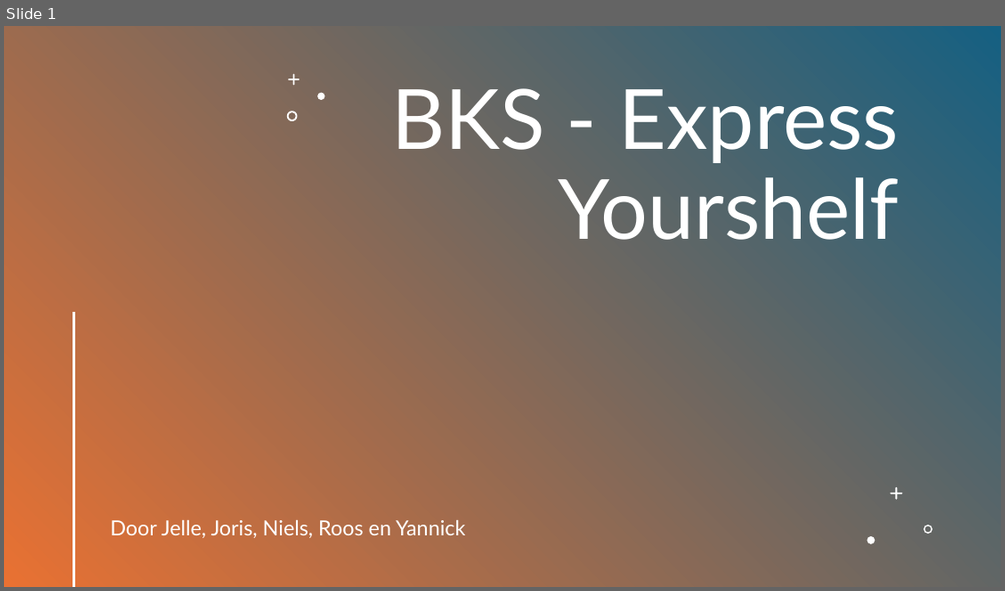
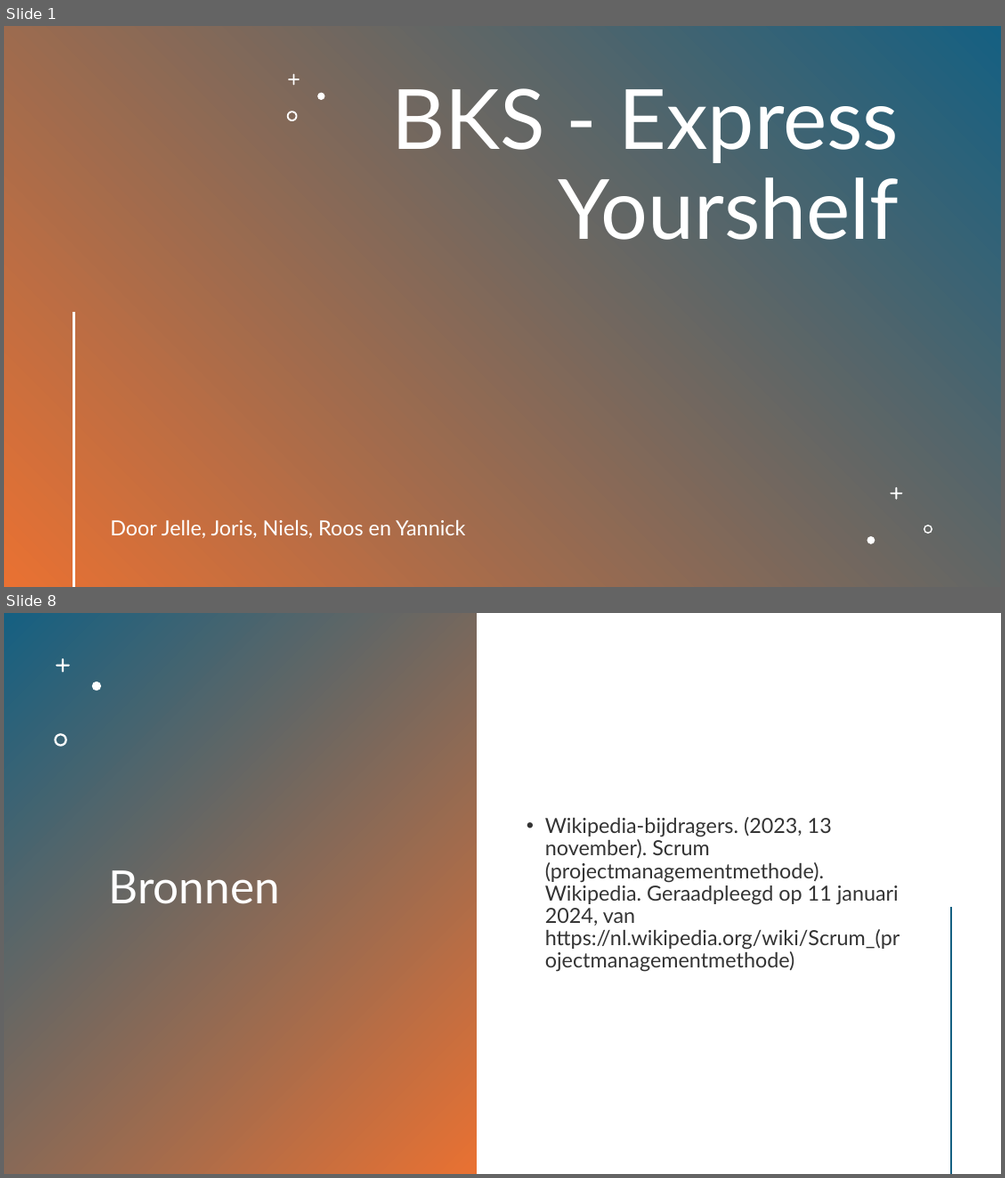
Before and after one commit to HANICA-DWA/project-sep23-klipspringer, a slide deck: groepsdocumenten/Presentatie - BKS.pptx. Shown one above the other, each under a label of ours: slide 1 before the commit, slides 1 and 8 after it; the slides between them are not shown. The pictures are 1005x591 and 1005x1178 pixels, drawn with LibreOffice and Linux fonts; fonts in the diff are those of the drawing. Boxes give left, top, right and bottom in pixels: in the first picture for what was removed or moved away, otherwise in the second. Text is boxed around its words. In the diff, an @@ line names an element or a change of style, - is before the commit and + after.

```diff
--- a/groepsdocumenten/Presentatie - BKS.pptx
+++ b/groepsdocumenten/Presentatie - BKS.pptx
@@ slide 8 added at bbox=[4, 613, 1001, 1174], background #FFFFFF @@
@@ rectangle added at bbox=[4, 613, 477, 1174], fill gradient #156082 to #E97132 @@
@@ freeform shape added at bbox=[56, 658, 70, 673], fill #FFFFFF @@
@@ freeform shape added at bbox=[92, 682, 101, 690], fill #FFFFFF @@
@@ freeform shape added at bbox=[54, 733, 67, 747], fill #FFFFFF @@
@@ text added at bbox=[545, 817, 899, 949], 20 pt, text #000000 at 80% opacity @@
+• Wikipedia-bijdragers. (2023, 13 november). Scrum (projectmanagementmethode). Wikipedia. Geraadpleegd op 11 januari 2024, van https://nl.wikipedia.org/wiki/Scrum_(projectmanagementmethode)
@@ title added at bbox=[109, 870, 280, 904], 44 pt, text #FFFFFF @@
+Bronnen
@@ line added from (952, 908) to (952, 1173), #E97132 2 pt @@
```
Also in this commit, not shown: 4 slides changed, 2 other slides added, 2 slides removed.
